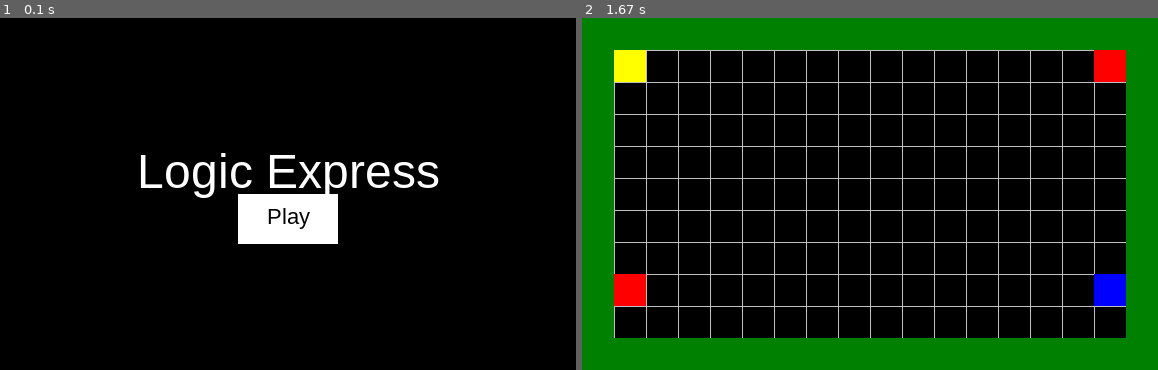
Above: before the commit, frames 1-2 (left to right).
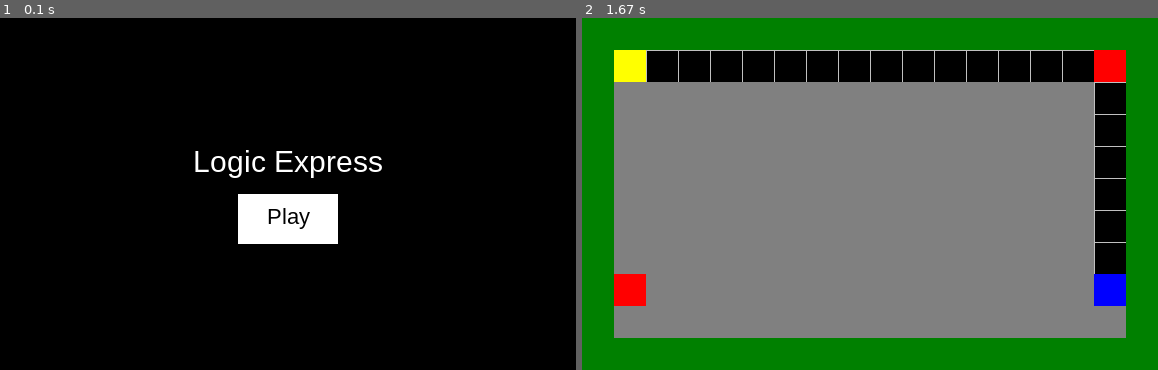
Above: after the commit, the same moments.

Repository: Abdul-MughisA/AAM-Project
Game: pygame game, started from Python/NEW/main.py
The game is run twice, just before and just after one commit, with the same random seed, the same clock (stepped at 60 frames per second) and the same inputs.
Inputs (mouse positions are in pixels of both pictures, inside the frame that each line leads up to):
- Up to frame 1 (0.1 s): no input
- Up to frame 2 (1.67 s): click "Play" at 0.38 s; click (599, 35) at 0.72 s; tap Space at 1 s

The runs differ from the first frame. In frame 1, 2.2% of the frame differs, in the area x 24-77%, y 37-52%; in frame 2, 61%, in the area x 5-95%, y 18-91%.

Commit message:
Clickable enemies

Diff:
--- a/Python/NEW/main.py
+++ b/Python/NEW/main.py
@@ -11,6 +11,7 @@
         # initialises the game window
         self.running = True
         self.level = 1
+        self.selected_sprite = None
         pygame.init()
         pygame.mixer.init() # initialise sound
         self.screen = pygame.display.set_mode((WIDTH, HEIGHT))
@@ -36,6 +37,7 @@
         self.walls = pygame.sprite.Group()
         self.obstacles = pygame.sprite.Group()
         self.flags = pygame.sprite.Group()
+        self.grass = pygame.sprite.Group()
         for row, tiles in enumerate(self.map_data):
             for col, tile in enumerate(tiles):
                 if tile == '1':
@@ -46,6 +48,8 @@
                     Obstacle(self, col, row)
                 if tile == 'X':
                     Flag(self, col, row)
+                if tile == ',':
+                    Grass(self, col, row)
         self.run() # game runs every time it is called
 
 
@@ -68,16 +72,28 @@
                     self.playing = False
                 self.running = False
 
-            # key events for WASD and arrow keys
-            if event.type == pygame.KEYDOWN:
-                if event.key == pygame.K_LEFT or event.key == pygame.K_a:
-                    self.player.move(dx=-1)
-                if event.key == pygame.K_RIGHT or event.key == pygame.K_d:
-                    self.player.move(dx=1)
-                if event.key == pygame.K_UP or event.key == pygame.K_w:
-                    self.player.move(dy=-1)
-                if event.key == pygame.K_DOWN or event.key == pygame.K_s:
-                    self.player.move(dy=1)
+            # selects a sprite
+            elif event.type == pygame.MOUSEBUTTONDOWN:
+                mouse_pos = event.pos
+                # cycles through all sprites
+                for sprite in self.all_sprites:
+                    if sprite.rect.collidepoint(mouse_pos):
+                        self.selected_sprite = sprite
+                        # selects the first sprite in the cycle that happens to be clicked
+                        break
+
+            # moves the selected sprite
+            elif event.type == pygame.KEYDOWN:
+                if hasattr(self, 'selected_sprite') and self.selected_sprite is not None:
+                    # key events for WASD and arrow keys
+                    if event.key == pygame.K_LEFT or event.key == pygame.K_a:
+                        self.selected_sprite.move(dx=-1)
+                    if event.key == pygame.K_RIGHT or event.key == pygame.K_d:
+                        self.selected_sprite.move(dx=1)
+                    if event.key == pygame.K_UP or event.key == pygame.K_w:
+                        self.selected_sprite.move(dy=-1)
+                    if event.key == pygame.K_DOWN or event.key == pygame.K_s:
+                        self.selected_sprite.move(dy=1)
 
 
     # draws the grey lines to show the grid
@@ -127,20 +143,25 @@
         self.screen.blit(text_surface, text_rect)
 
     def show_start_screen(self):
+        # draw the original play button
         play_button = pygame.Rect(WIDTH / 2 - 50, HEIGHT / 2, 100, 50)
         while True:
             self.screen.fill(BLACK)
-            self.draw_text(TITLE, 48, WHITE, WIDTH / 2, HEIGHT / 2 - 50)
+            self.draw_text(TITLE, 30, WHITE, WIDTH / 2, HEIGHT / 2 - 50)
 
+            # determine mouse position
             mous_pos = pygame.mouse.get_pos()
             if play_button.collidepoint(mous_pos):
+                # draws the box grey if the mouse is over it
                 pygame.draw.rect(self.screen, GREY, play_button)
             else:
+                # but draws a white box if not
                 pygame.draw.rect(self.screen, WHITE, play_button)
 
             self.draw_text("Play", 22, BLACK, WIDTH / 2, HEIGHT / 2 + 10)
             pygame.display.flip()
 
+            # this loop waits for the user to click the play button
             for event in pygame.event.get():
                 if event.type == pygame.QUIT:
                     self.running = False
--- a/Python/NEW/map1.txt
+++ b/Python/NEW/map1.txt
@@ -1,11 +1,11 @@
 111111111111111111
 1P..............A1
-1................1
-1................1
-1................1
-1................1
-1................1
-1................1
-1A..............X1
-1................1
+1,,,,,,,,,,,,,,,.1
+1,,,,,,,,,,,,,,,.1
+1,,,,,,,,,,,,,,,.1
+1,,,,,,,,,,,,,,,.1
+1,,,,,,,,,,,,,,,.1
+1,,,,,,,,,,,,,,,.1
+1A,,,,,,,,,,,,,,X1
+1,,,,,,,,,,,,,,,,1
 111111111111111111
--- a/Python/NEW/map_info.txt
+++ b/Python/NEW/map_info.txt
@@ -2,4 +2,6 @@
 1 - wall
 P - player
 A - obstacle type A
+
 X - flag
+, - grass
--- a/Python/NEW/sprites.py
+++ b/Python/NEW/sprites.py
@@ -14,7 +14,7 @@
 
     # d variables set to 0 when they are unspecified
     def move(self, dx=0, dy=0):
-        if not self.collide_with_walls(dx, dy) and not self.collide_with_obstacles(dx, dy):
+        if not self.collide_with_walls(dx, dy) and not self.collide_with_obstacles(dx, dy) and not self.collide_with_grass(dx, dy):
             self.x += dx
             self.y += dy
             if self.collide_with_flag():
@@ -38,6 +38,12 @@
     def collide_with_flag(self):
         for flag in self.game.flags:
             if flag.x == self.x and flag.y == self.y:
+                return True
+        return False
+
+    def collide_with_grass(self, dx=0, dy=0):
+        for grass in self.game.grass:
+            if grass.x == self.x + dx and grass.y == self.y + dy:
                 return True
         return False
 
@@ -75,6 +81,27 @@
         self.rect.x = x * TILESIZE
         self.rect.y = y * TILESIZE
 
+    def move(self, dx=0, dy=0):
+        if not self.collide_with_walls(dx, dy) and not self.collide_with_obstacles(dx, dy):
+            self.x += dx
+            self.y += dy
+
+    def collide_with_walls(self, dx=0, dy=0):
+        for wall in self.game.walls:
+            if wall.x == self.x + dx and wall.y == self.y + dy:
+                return True
+        return False
+
+    def collide_with_obstacles(self, dx=0, dy=0):
+        for obstacle in self.game.obstacles:
+            if obstacle.x == self.x + dx and obstacle.y == self.y + dy:
+                return True
+        return False
+
+    def update(self):
+        self.rect.x = self.x * TILESIZE
+        self.rect.y = self.y * TILESIZE
+
 class Flag(pygame.sprite.Sprite):
     def __init__(self, game, x, y):
         self.groups = game.all_sprites, game.flags
@@ -89,3 +116,18 @@
         # when object made, pass TILE as argument, not pixel
         self.rect.x = x * TILESIZE
         self.rect.y = y * TILESIZE
+
+class Grass(pygame.sprite.Sprite):
+    def __init__(self, game, x, y):
+        self.groups = game.all_sprites, game.grass
+        pygame.sprite.Sprite.__init__(self, self.groups)
+        self.game = game
+        self.image = pygame.Surface((TILESIZE, TILESIZE))
+        self.image.fill(GREY)
+        self.rect = self.image.get_rect()
+        self.x = x
+        self.y = y
+
+        # when object made, pass TILE as argument, not pixel
+        self.rect.x = x * TILESIZE
+        self.rect.y = y * TILESIZE
